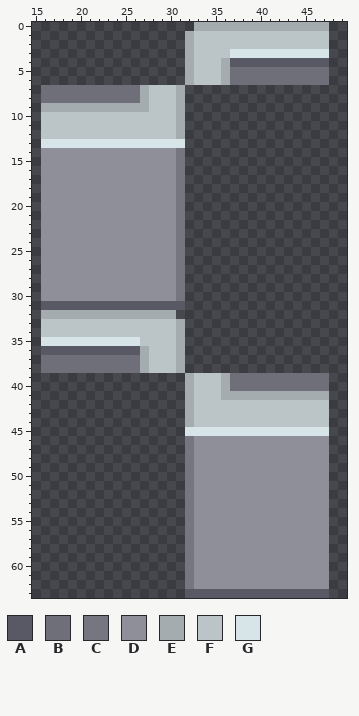
Two states of a pixel-art sprite, Resources/Textures/_CP14/Structures/Walls/TEMPLATE.rsi/brick0.png. The picture above is the old version.
The file is 64x64 pixels. Shown: x 15..49, y 0..63.
Palette (. is transparent): A #585965  B #6e6f78  C #757680  D #8e8f98  E #a4acaf  F #bbc5c7  G #d7e5e8
Pixels before, first column x 16:
 0 .................EEEEEEEEEEEEEEE
 1 ................EFFFFFFFFFFFFFFF
 2 ................EFFFFFFFFFFFFFFF
 3 ................EFFFFGGGGGGGGGGG
 4 ................EFFFEAAAAAAAAAAA
 5 ................EFFFEBBBBBBBBBBB
 6 ................EFFFEBBBBBBBBBBB
 7 BBBBBBBBBBBEFFFE................
 8 BBBBBBBBBBBEFFFE................
 9 EEEEEEEEEEEEFFFE................
10 FFFFFFFFFFFFFFFE................
11 FFFFFFFFFFFFFFFE................
12 FFFFFFFFFFFFFFFE................
13 GGGGGGGGGGGGGGGG................
14 DDDDDDDDDDDDDDDC................
15 DDDDDDDDDDDDDDDC................
16 DDDDDDDDDDDDDDDC................
17 DDDDDDDDDDDDDDDC................
18 DDDDDDDDDDDDDDDC................
19 DDDDDDDDDDDDDDDC................
20 DDDDDDDDDDDDDDDC................
21 DDDDDDDDDDDDDDDC................
22 DDDDDDDDDDDDDDDC................
23 DDDDDDDDDDDDDDDC................
24 DDDDDDDDDDDDDDDC................
25 DDDDDDDDDDDDDDDC................
26 DDDDDDDDDDDDDDDC................
27 DDDDDDDDDDDDDDDC................
28 DDDDDDDDDDDDDDDC................
29 DDDDDDDDDDDDDDDC................
30 DDDDDDDDDDDDDDDC................
31 AAAAAAAAAAAAAAAA................
32 EEEEEEEEEEEEEEE.................
33 FFFFFFFFFFFFFFFE................
34 FFFFFFFFFFFFFFFE................
35 GGGGGGGGGGGFFFFE................
36 AAAAAAAAAAAEFFFE................
37 BBBBBBBBBBBEFFFE................
38 BBBBBBBBBBBEFFFE................
39 ................EFFFEBBBBBBBBBBB
40 ................EFFFEBBBBBBBBBBB
41 ................EFFFEEEEEEEEEEEE
42 ................EFFFFFFFFFFFFFFF
43 ................EFFFFFFFFFFFFFFF
44 ................EFFFFFFFFFFFFFFF
45 ................GGGGGGGGGGGGGGGG
46 ................CDDDDDDDDDDDDDDD
47 ................CDDDDDDDDDDDDDDD
48 ................CDDDDDDDDDDDDDDD
49 ................CDDDDDDDDDDDDDDD
50 ................CDDDDDDDDDDDDDDD
51 ................CDDDDDDDDDDDDDDD
52 ................CDDDDDDDDDDDDDDD
53 ................CDDDDDDDDDDDDDDD
54 ................CDDDDDDDDDDDDDDD
55 ................CDDDDDDDDDDDDDDD
56 ................CDDDDDDDDDDDDDDD
57 ................CDDDDDDDDDDDDDDD
58 ................CDDDDDDDDDDDDDDD
59 ................CDDDDDDDDDDDDDDD
60 ................CDDDDDDDDDDDDDDD
61 ................CDDDDDDDDDDDDDDD
62 ................CDDDDDDDDDDDDDDD
63 ................AAAAAAAAAAAAAAAA
Once edited:
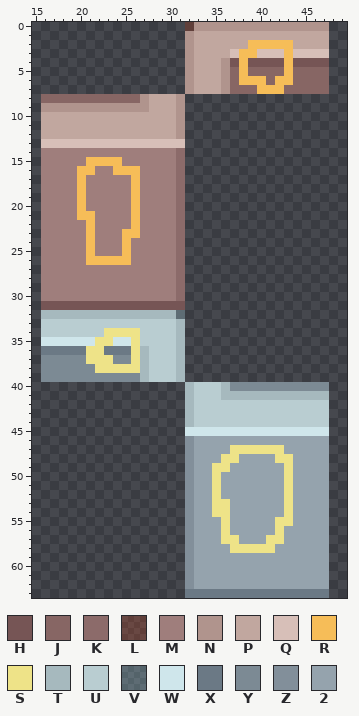
Colours new in this view: H #765555  J #876664  K #8c6b6a  L #d747223e  M #9f7e7c  N #b0948d  P #c1a79f  Q #d7bfb8  R #f6bd58  S #eee388  T #a6b9be  U #b9cdd1  V #b0eaf639  W #cfe6eb  X #6b7985  Y #7c8a94  Z #828f9a  2 #95a3ad
Diff:
Changed rows in their new state; - is an unchanged pixel.
first column x 16:
 0 ----------------LNNNNNNNNNNNNNNN
 1 ----------------NPPPPPPPPPPPPPPP
 2 ----------------NPPPPPPRRRRRPPPP
 3 ----------------NPPPPQRRQQQRQQQQ
 4 ----------------NPPPNHRHHHHRHHHH
 5 ----------------NPPPNJRJJJJRJJJJ
 6 ----------------NPPPNJRRRJRRJJJJ
 7 ................NPPPNJJJRRRJJJJJ
 8 JJJJJJJJJJJNPPPN----------------
 9 NNNNNNNNNNNNPPPN----------------
10 PPPPPPPPPPPPPPPN----------------
11 PPPPPPPPPPPPPPPN----------------
12 PPPPPPPPPPPPPPPN----------------
13 QQQQQQQQQQQQQQQQ----------------
14 MMMMMMMMMMMMMMMK----------------
15 MMMMMRRRRMMMMMMK----------------
16 MMMMRRMMRRRMMMMK----------------
17 MMMMRMMMMMRMMMMK----------------
18 MMMMRMMMMMRMMMMK----------------
19 MMMMRMMMMMRMMMMK----------------
20 MMMMRMMMMMRMMMMK----------------
21 MMMMRRMMMMRMMMMK----------------
22 MMMMMRMMMMRMMMMK----------------
23 MMMMMRMMMRRMMMMK----------------
24 MMMMMRMMMRMMMMMK----------------
25 MMMMMRMMMRMMMMMK----------------
26 MMMMMRRRRRMMMMMK----------------
27 MMMMMMMMMMMMMMMK----------------
28 MMMMMMMMMMMMMMMK----------------
29 MMMMMMMMMMMMMMMK----------------
30 MMMMMMMMMMMMMMMK----------------
31 HHHHHHHHHHHHHHHH----------------
32 TTTTTTTTTTTTTTTV----------------
33 UUUUUUUUUUUUUUUT----------------
34 UUUUUUUSSSSUUUUT----------------
35 WWWWWWSSWWSUUUUT----------------
36 XXXXXSSXXXSTUUUT----------------
37 YYYYYSSSYYSTUUUT----------------
38 YYYYYYSSSSSTUUUT----------------
39 YYYYYYYYYYYTUUUT................
40 ----------------TUUUTYYYYYYYYYYY
41 ----------------TUUUTTTTTTTTTTTT
42 ----------------TUUUUUUUUUUUUUUU
43 ----------------TUUUUUUUUUUUUUUU
44 ----------------TUUUUUUUUUUUUUUU
45 ----------------WWWWWWWWWWWWWWWW
46 ----------------Z222222222222222
47 ----------------Z2222SSSSSS22222
48 ----------------Z222SS2222SS2222
49 ----------------Z22SS222222S2222
50 ----------------Z22S2222222S2222
51 ----------------Z22S2222222S2222
52 ----------------Z22S2222222S2222
53 ----------------Z22SS222222S2222
54 ----------------Z22SS222222S2222
55 ----------------Z222S22222SS2222
56 ----------------Z222S22222S22222
57 ----------------Z222SS222SS22222
58 ----------------Z2222SSSSS222222
59 ----------------Z222222222222222
60 ----------------Z222222222222222
61 ----------------Z222222222222222
62 ----------------Z222222222222222
63 ----------------XXXXXXXXXXXXXXXX
Where, in picture pixels (left, top, right, bottom), the same in both pictures:
changed: (41, 22, 329, 598)
